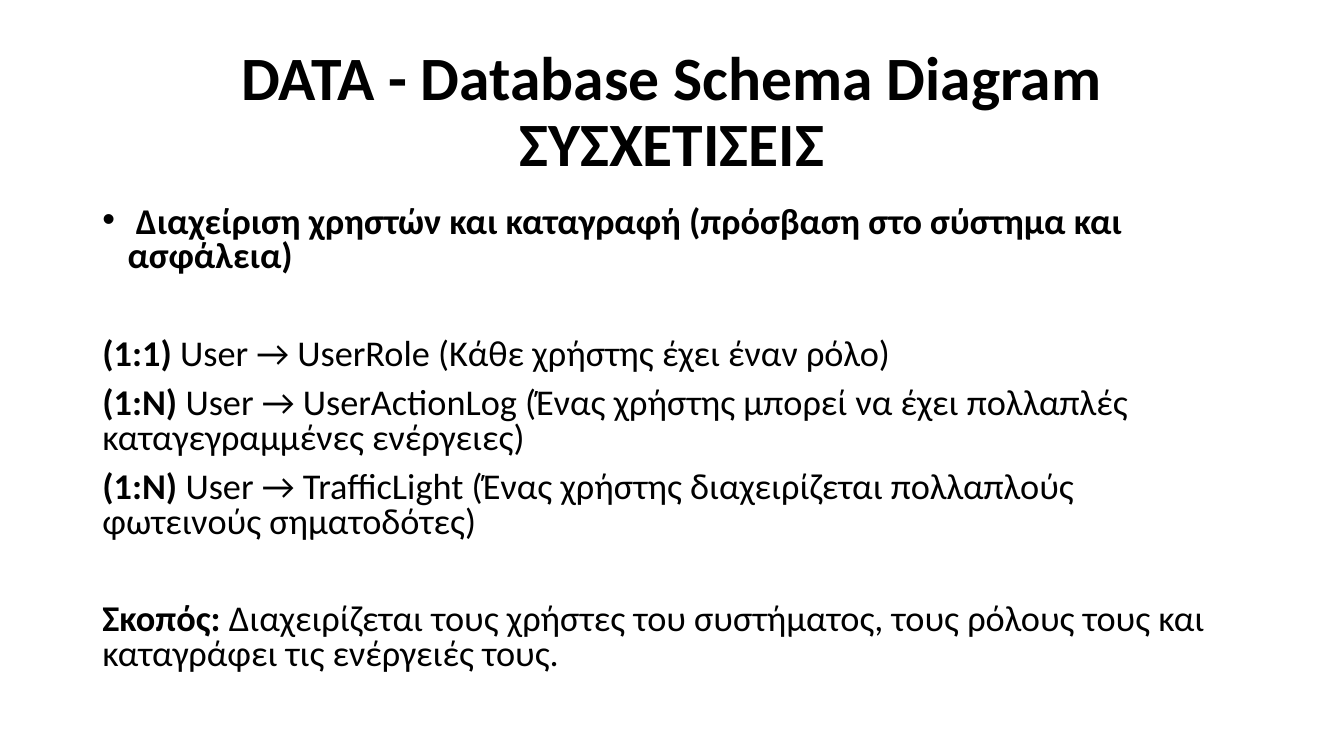
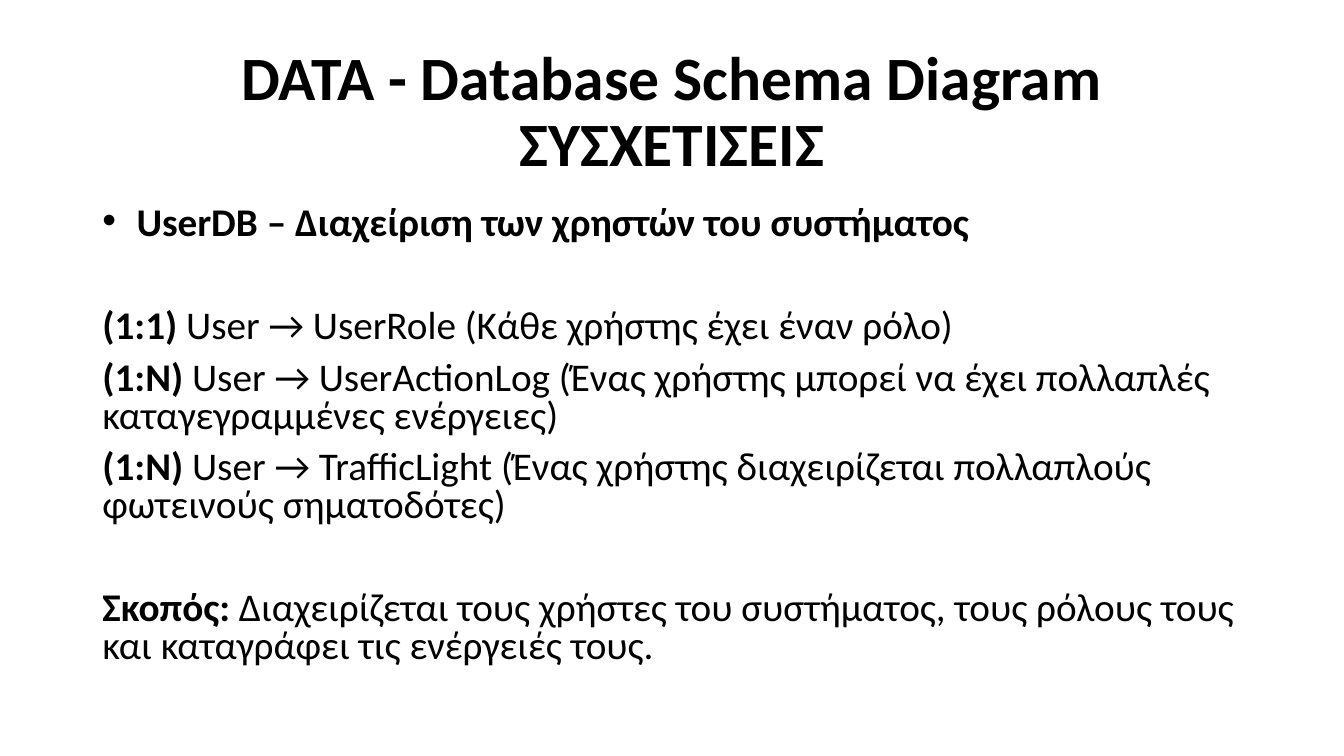
Before and after one commit to Ath21/STL_Drive, a slide deck: slide 27 of Presentation.pptx (slide 31 before the commit). Drawn at 1344x756 pixels with LibreOffice and Linux fonts; fonts in the diff are those of the drawing. Boxes give left, top, right and bottom in pixels: in the first picture for what was removed or moved away, otherwise in the second. Text is boxed around its words. In the diff, an @@ line names an element or a change of style, - is before the commit and + after.

```diff
--- a/Presentation.pptx
+++ b/Presentation.pptx
@@ text at bbox=[137, 208, 969, 243]: text changed; size 25.9 to 28 pt @@
-• Διαχείριση χρηστών και καταγραφή (πρόσβαση στο σύστημα και ασφάλεια)
+• UserDB – Διαχείριση των χρηστών του συστήματος
@@ text at bbox=[102, 310, 1234, 666]: size 25.9 to 28 pt in "(1:1) User → UserRole (Κάθε χρήστης έχει ...", "(1:N) User → UserActionLog (Ένας χρήστης μπορεί ...", "(1:Ν) User → TrafficLight (Ένας χρήστης διαχειρίζεται ...", "Σκοπός: Διαχειρίζεται τους χρήστες του συστήματος, τους ..." @@
```
Also in this commit, not shown: 7 other slides changed, 4 slides added, 6 slides removed, 6 other files.
